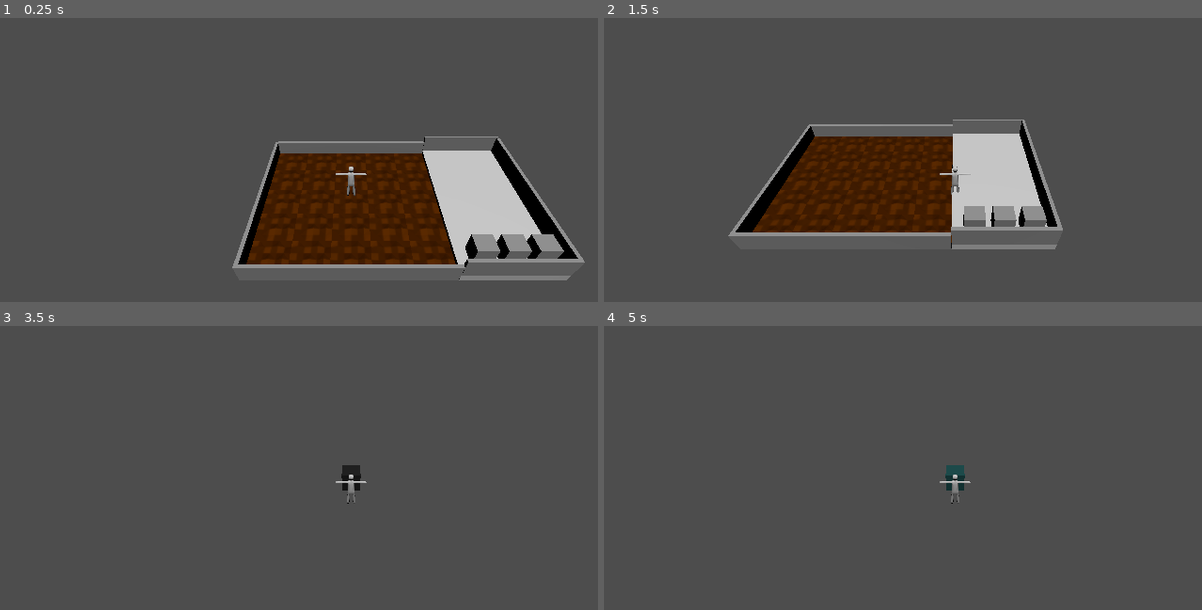
Above: before the commit, frames 1-4 (two rows, left to right).
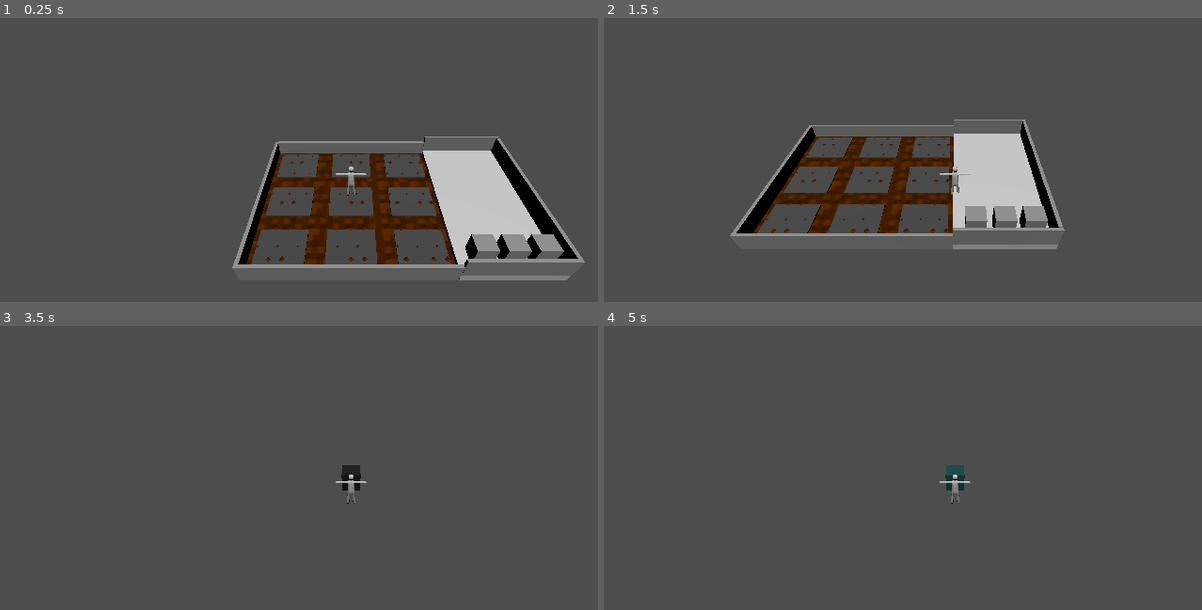
Above: after the commit, the same moments.

Repository: mswieboda/plots-llc
Game: Godot game, scene res://scenes/main.tscn
Two runs of this game, one before a commit and one after it. Both use one fixed random seed, a clock stepped at 60 frames per second and the inputs below.
Inputs:
- Up to frame 1 (0.25 s): no input
- Up to frame 2 (1.5 s): hold D (right) 0.53-1.28 s; hold E (action) 0.53-1.28 s; hold S (down) from 1.28 s (still down); tap E (action) at 1.35 s
- Up to frame 3 (3.5 s): release S (down) at 2.03 s; hold D (right) 2.03-2.78 s; hold M (test_module) 2.03-2.78 s; tap E (action) at 2.3, 2.85 s; hold W (up) from 2.78 s (still down)
- Up to frame 4 (5 s): tap Enter at 3.5 s; release W (up) at 3.53 s; hold E (action) 3.53-4.28 s; hold A (left) from 3.53 s (still down); tap Space at 4.25 s; tap M (test_module) at 4.35 s; tap E (action) at 4.55 s

The runs differ from the first frame. In frame 1, 6.6% of the frame differs, in the area x 41-76%, y 48-87%; in frame 2, 6.4%; in frame 3, less than 0.1%; in frame 4, less than 0.1%.

Commit message:
spawns empty modules programatically

Diff:
--- a/globals/action.gd
+++ b/globals/action.gd
@@ -11,18 +11,18 @@
   return action_nodes[-1]
 
 
-func is_action_node(node):
-  var action_node = action_node()
+func is_action_node(n):
+  var node = action_node()
 
-  return action_node and action_node.name == node.name
+  return node and node.name == n.name
 
 
 func get_display() -> String:
   if can_perform():
-    var action_node = action_node()
+    var node = action_node()
 
-    if action_node and action_node.has_method("get_action_name"):
-      return "Press [E] to " + action_node.get_action_name()
+    if node and node.has_method("get_action_name"):
+      return "Press [E] to " + node.get_action_name()
 
   return " "
 
@@ -36,28 +36,28 @@
   update_gui()
 
 func can_perform() -> bool:
-  var action_node = action_node()
+  var node = action_node()
 
-  if not action_node or not action_node.has_method("can_perform"):
+  if not node or not node.has_method("can_perform"):
     return false
 
-  return action_node.can_perform()
+  return node.can_perform()
 
 func perform():
-  var action_node = action_node()
+  var node = action_node()
 
-  if not action_node or not action_node.has_method("perform") or not can_perform():
+  if not node or not node.has_method("perform") or not can_perform():
     return
 
-  action_node.perform()
-  action_node.update_changes()
+  node.perform()
+  node.update_changes()
 
 
 func update_changes():
-  var action_node = action_node()
+  var node = action_node()
 
-  if action_node:
-    action_node.update_changes()
+  if node:
+    node.update_changes()
 
   update_gui()
 
--- a/objs/module.tscn
+++ b/objs/module.tscn
@@ -4,13 +4,13 @@
 [ext_resource type="Material" uid="uid://dioh7gjpcws7p" path="res://assets/materials/default_module.tres" id="2_2rjuj"]
 
 [sub_resource type="BoxShape3D" id="BoxShape3D_003wg"]
-size = Vector3(3, 1, 3)
+size = Vector3(2.5, 0.1, 2.5)
 
 [sub_resource type="BoxShape3D" id="BoxShape3D_s1lcx"]
 
 [sub_resource type="BoxMesh" id="BoxMesh_yshiv"]
 material = ExtResource("2_2rjuj")
-size = Vector3(3, 1, 3)
+size = Vector3(2.5, 0.1, 2.5)
 
 [node name="module" type="StaticBody3D"]
 script = ExtResource("1_6cnv0")
--- /dev/null
+++ b/objs/rooms.gd
@@ -0,0 +1,18 @@
+extends StaticBody3D
+
+const NUM_MODULES = 25
+
+var module_scene = preload("res://objs/module.tscn")
+
+# Called when the node enters the scene tree for the first time.
+func _ready():
+  var shape: BoxShape3D = $collision_floor.shape
+  var room_size = shape.size.x
+
+  var size = NUM_MODULES / room_size + 1
+
+  for row in range(size):
+    for col in range(size):
+      var module: Node3D = module_scene.instantiate()
+      module.position = Vector3(row * size - size, 0, col * size - size)
+      $modules.add_child(module)
--- a/objs/rooms.tscn
+++ b/objs/rooms.tscn
@@ -1,6 +1,8 @@
-[gd_scene load_steps=6 format=3 uid="uid://cybv1mqm7gqqg"]
+[gd_scene load_steps=8 format=3 uid="uid://bqa20lrsf8uht"]
 
+[ext_resource type="Script" path="res://objs/rooms.gd" id="1_eghmx"]
 [ext_resource type="PackedScene" uid="uid://bhdlu7tayhgxr" path="res://assets/models/level/Harvest_Room.dae" id="1_n8tqn"]
+[ext_resource type="PackedScene" uid="uid://dk4akh4tvhjit" path="res://assets/models/level/living_room.dae" id="2_ket1f"]
 
 [sub_resource type="BoxShape3D" id="BoxShape3D_uu57r"]
 size = Vector3(10, 0.1, 10)
@@ -15,6 +17,7 @@
 size = Vector3(10, 1, 0.2)
 
 [node name="rooms" type="StaticBody3D"]
+script = ExtResource("1_eghmx")
 
 [node name="collision_floor" type="CollisionShape3D" parent="."]
 shape = SubResource("BoxShape3D_uu57r")
@@ -31,4 +34,9 @@
 transform = Transform3D(1, 0, 0, 0, 1, 0, 0, 0, 1, 0, 0.4, 5.1)
 shape = SubResource("BoxShape3D_nliiu")
 
-[node name="mesh" parent="." instance=ExtResource("1_n8tqn")]
+[node name="room_mesh" parent="." instance=ExtResource("1_n8tqn")]
+
+[node name="living_room_mesh" parent="." instance=ExtResource("2_ket1f")]
+
+[node name="modules" type="Node3D" parent="."]
+transform = Transform3D(1, 0, 0, 0, 1, 0, 0, 0, 1, 0, 0.1, 0)
Not shown: 1 places in scenes/main.tscn that only renumber resources
